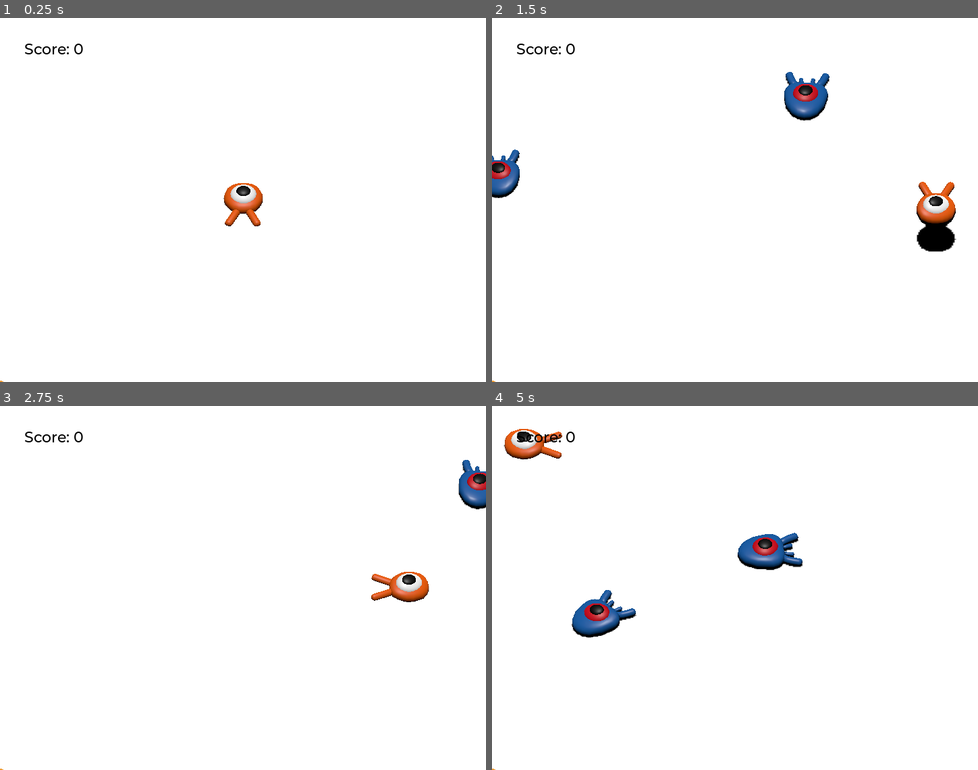
Above: before the commit, frames 1-4 (two rows, left to right).
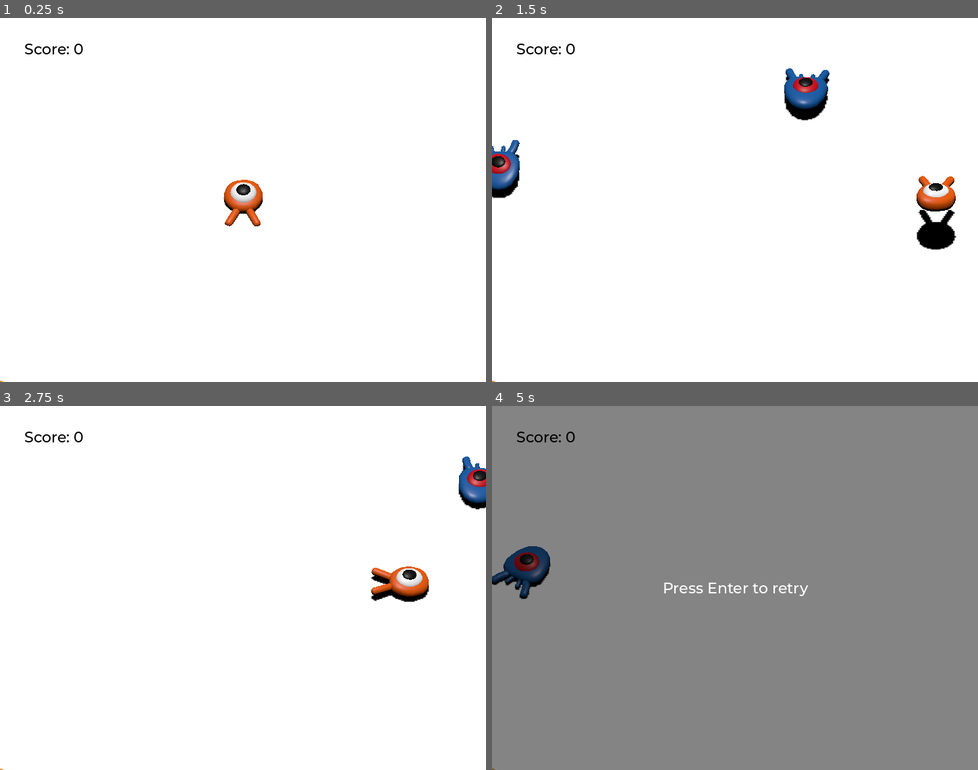
Above: after the commit, the same moments.

Repository: MundaneMelon/godotStuff
Game: Godot game, scene res://main.tscn
Two runs of this game, one before a commit and one after it. Both use one fixed random seed, a clock stepped at 60 frames per second and the inputs below.
Inputs:
- Up to frame 1 (0.25 s): no input
- Up to frame 2 (1.5 s): tap Enter (ui_accept) at 0.5 s; hold D (move_right) 0.53-1.28 s; tap Space (jump) at 0.6, 0.77, 1.07, 1.35 s; hold S (move_back) from 1.28 s (still down)
- Up to frame 3 (2.75 s): tap Space (jump) at 1.52, 1.82, 2.1 s; release S (move_back) at 2.03 s; hold D (move_right) from 2.03 s (still down)
- Up to frame 4 (5 s): release D (move_right) at 2.78 s; hold W (move_forward) 2.78-3.53 s; tap Space (jump) at 2.85, 3.02, 3.32, 3.6, 3.77, 4.07, 4.35, 4.52, 4.82 s; hold A (move_left) from 3.53 s (still down); tap Enter (ui_accept) at 4.25 s

The runs differ from the first frame. In frame 1, 0.3% of the frame differs, in the area x 46-55%, y 44-58%; in frame 2, 2.3%; in frame 3, 1.2%; in frame 4, 100%, in the area x 0-100%, y 0-100%.

Commit message:
Finished the 3d game tutorial

Diff:
--- a/squash-the-creeps/mob.gd
+++ b/squash-the-creeps/mob.gd
@@ -35,6 +35,7 @@
 	# in order to move in the direction the mob is loking.
 	velocity = velocity.rotated(Vector3.UP, rotation.y)
 
+	$AnimationPlayer.speed_scale = random_speed / min_speed
 
 func _on_visible_on_screen_enabler_3d_screen_exited():
 	queue_free()
--- a/squash-the-creeps/mob.tscn
+++ b/squash-the-creeps/mob.tscn
@@ -4,7 +4,41 @@
 [ext_resource type="Script" uid="uid://cfynwgxjjckq2" path="res://mob.gd" id="1_nokgg"]
 
 [sub_resource type="BoxShape3D" id="BoxShape3D_g4v7s"]
-size = Vector3(1.4113617, 0.627182, 2.014557)
+size = Vector3(1.4113617, 0.627182, 2.5971222)
+
+[sub_resource type="Animation" id="Animation_nokgg"]
+resource_name = "float"
+length = 1.2
+loop_mode = 1
+tracks/0/type = "value"
+tracks/0/imported = false
+tracks/0/enabled = true
+tracks/0/path = NodePath("Pivot/Character:position")
+tracks/0/interp = 1
+tracks/0/loop_wrap = true
+tracks/0/keys = {
+"times": PackedFloat32Array(0.3, 0.7, 1.2),
+"transitions": PackedFloat32Array(0.419, 2.06, 1),
+"update": 0,
+"values": [Vector3(0, 0, 0), Vector3(0, 0.65, 0), Vector3(0, 0.35, 0)]
+}
+tracks/1/type = "value"
+tracks/1/imported = false
+tracks/1/enabled = true
+tracks/1/path = NodePath("Pivot/Character:rotation")
+tracks/1/interp = 1
+tracks/1/loop_wrap = true
+tracks/1/keys = {
+"times": PackedFloat32Array(0.1, 0.49999997, 1.2),
+"transitions": PackedFloat32Array(0.419, 0.439, 1),
+"update": 0,
+"values": [Vector3(0, 0, 0), Vector3(0.13962634, 0, 0), Vector3(-0.15707964, 0, 0)]
+}
+
+[sub_resource type="AnimationLibrary" id="AnimationLibrary_ubaqv"]
+_data = {
+&"float": SubResource("Animation_nokgg")
+}
 
 [node name="Mob" type="CharacterBody3D" unique_id=489692244 groups=["mob"]]
 collision_layer = 2
@@ -14,11 +48,16 @@
 [node name="Pivot" type="Node3D" parent="." unique_id=43367979]
 
 [node name="Character" parent="Pivot" unique_id=690777679 instance=ExtResource("1_dy6sc")]
+transform = Transform3D(1, 0, 0, 0, 0.98768836, 0.15643448, 0, -0.15643448, 0.98768836, 0, 0.35, 0)
 
 [node name="CollisionShape3D" type="CollisionShape3D" parent="." unique_id=1551779366]
-transform = Transform3D(1, 0, 0, 0, 1, 0, 0, 0, 1, 0.019506276, 0.32472992, 0.08381653)
+transform = Transform3D(1, 0, 0, 0, 1, 0, 0, 0, 1, 0.019506276, 0.32472992, 0.37509918)
 shape = SubResource("BoxShape3D_g4v7s")
 
 [node name="VisibleOnScreenEnabler3D" type="VisibleOnScreenEnabler3D" parent="." unique_id=718546623]
 
+[node name="AnimationPlayer" type="AnimationPlayer" parent="." unique_id=734510054]
+libraries/ = SubResource("AnimationLibrary_ubaqv")
+autoplay = &"float"
+
 [connection signal="screen_exited" from="VisibleOnScreenEnabler3D" to="." method="_on_visible_on_screen_enabler_3d_screen_exited"]
--- a/squash-the-creeps/player.gd
+++ b/squash-the-creeps/player.gd
@@ -35,6 +35,11 @@
 		direction = direction.normalized()
 		# Setting the basis property will affect the rotation of the node
 		$Pivot.basis = Basis.looking_at(direction)
+
+		$AnimationPlayer.speed_scale = 4
+	else:
+		$AnimationPlayer.speed_scale = 1
+
 
 	# Ground Velocity
 	target_velocity.x = direction.x * speed
@@ -77,6 +82,8 @@
 	velocity = target_velocity
 	move_and_slide()
 
+	$Pivot.rotation.x = PI / 6 * velocity.y / jump_impulse
+
 func die():
 	hit.emit()
 	queue_free()
--- a/squash-the-creeps/player.tscn
+++ b/squash-the-creeps/player.tscn
@@ -10,11 +10,74 @@
 height = 0.25378418
 radius = 0.93652344
 
+[sub_resource type="Animation" id="Animation_onrkg"]
+length = 0.001
+tracks/0/type = "value"
+tracks/0/imported = false
+tracks/0/enabled = true
+tracks/0/path = NodePath("Pivot/Character:position")
+tracks/0/interp = 1
+tracks/0/loop_wrap = true
+tracks/0/keys = {
+"times": PackedFloat32Array(0),
+"transitions": PackedFloat32Array(1),
+"update": 0,
+"values": [Vector3(0, 0, 0)]
+}
+tracks/1/type = "value"
+tracks/1/imported = false
+tracks/1/enabled = true
+tracks/1/path = NodePath("Pivot/Character:rotation")
+tracks/1/interp = 1
+tracks/1/loop_wrap = true
+tracks/1/keys = {
+"times": PackedFloat32Array(0),
+"transitions": PackedFloat32Array(1),
+"update": 0,
+"values": [Vector3(0, 0, 0)]
+}
+
+[sub_resource type="Animation" id="Animation_i3pqv"]
+resource_name = "float"
+length = 1.2
+loop_mode = 1
+tracks/0/type = "value"
+tracks/0/imported = false
+tracks/0/enabled = true
+tracks/0/path = NodePath("Pivot/Character:position")
+tracks/0/interp = 1
+tracks/0/loop_wrap = true
+tracks/0/keys = {
+"times": PackedFloat32Array(0.3, 0.7, 1.2),
+"transitions": PackedFloat32Array(0.419, 2.06, 1),
+"update": 0,
+"values": [Vector3(0, 0, 0), Vector3(0, 0.65, 0), Vector3(0, 0.35, 0)]
+}
+tracks/1/type = "value"
+tracks/1/imported = false
+tracks/1/enabled = true
+tracks/1/path = NodePath("Pivot/Character:rotation")
+tracks/1/interp = 1
+tracks/1/loop_wrap = true
+tracks/1/keys = {
+"times": PackedFloat32Array(0.1, 0.49999997, 1.2),
+"transitions": PackedFloat32Array(0.419, 0.439, 1),
+"update": 0,
+"values": [Vector3(0, 0, 0), Vector3(0.13962634, 0, 0), Vector3(-0.15707964, 0, 0)]
+}
+
+[sub_resource type="AnimationLibrary" id="AnimationLibrary_hqtel"]
+_data = {
+&"RESET": SubResource("Animation_onrkg"),
+&"float": SubResource("Animation_i3pqv")
+}
+
 [node name="Player" type="CharacterBody3D" unique_id=530008650]
 collision_mask = 6
 script = ExtResource("1_onrkg")
 
 [node name="Pivot" type="Node3D" parent="." unique_id=1961477707]
+transform = Transform3D(1, 0, 0, 0, 1, 0, 0, 0, 1, 0, 0.099975586, 0)
 
 [node name="Character" parent="Pivot" unique_id=685550714 instance=ExtResource("1_4flbx")]
 
@@ -31,4 +94,8 @@
 transform = Transform3D(1, 0, 0, 0, 1, 0, 0, 0, 1, 0.013421059, 0.65992653, -0.033552706)
 shape = SubResource("CylinderShape3D_g4v7s")
 
+[node name="AnimationPlayer" type="AnimationPlayer" parent="." unique_id=627656696]
+libraries/ = SubResource("AnimationLibrary_hqtel")
+autoplay = &"float"
+
 [connection signal="body_entered" from="MobDetector" to="." method="_on_mob_detector_body_entered"]
Not shown, changed: squash-the-creeps/art/House In a Forest Loop.ogg.import
Not shown, changed: squash-the-creeps/art/House In a Forest Loop.ogg
